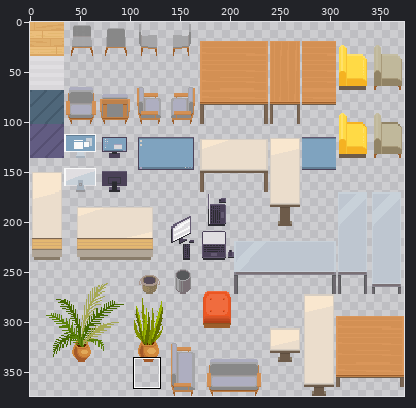
One commit to this sprite sheet: tilesets/tileset4_export.png. The first picture is a wide view before the edit; the outline marks the close-up.
Close-up. Old version:
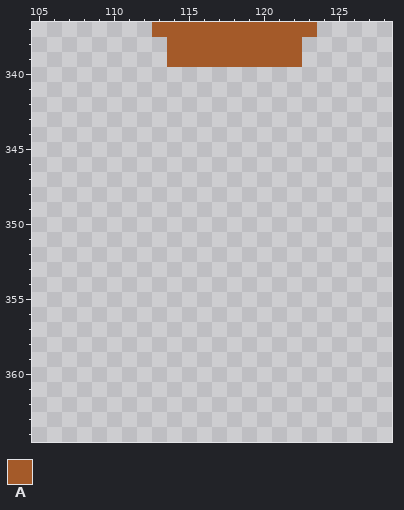
The file is 374x374 pixels. Colours within 5 levels of each other are drawn and written as one. Shown: x 105..128, y 337..364. The commit also changed other parts of the picture, which this record leaves out.
Palette (. is transparent): A #a45a29
Pixels before, first column x 113:
337 AAAAAAAAAAA
338 .AAAAAAAAA.
339 .AAAAAAAAA.
New version:
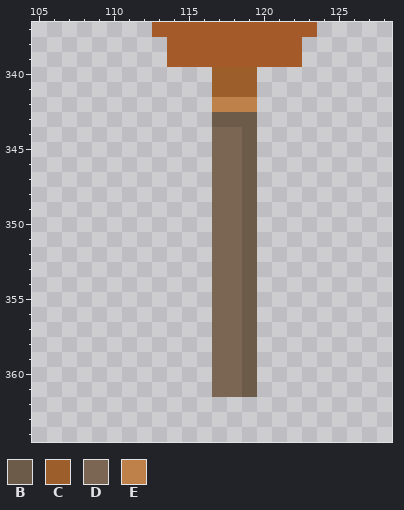
Colours new in this view: B #6d5b4a  C #9c5e2b  D #7b6653  E #be814a
Changes in this commit:
Colour B is added in row 343 at x 117 to 119; in rows 344 to 361 at x 119.
Colour C is added in rows 340 to 341 at x 117 to 119.
Colour D is added in rows 344 to 361 at x 117 to 118.
Colour E is added in row 342 at x 117 to 119.
